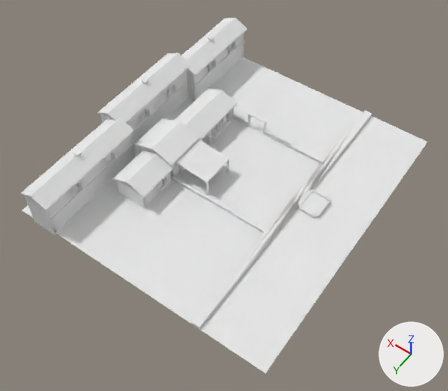
The OBJ model projects/hichaukitoden-game/assets/authoring/candidates/passage_house_courtyard/package/environment.obj as it was, and as the next commit left it.
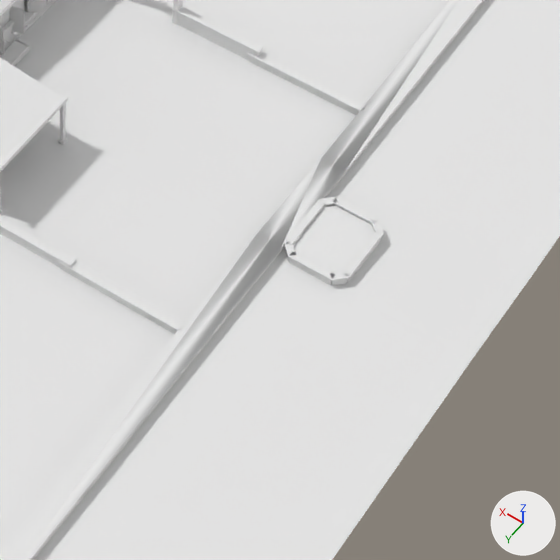
Each version appears first whole from a camera (50 mm lens) standing at (-37.2, 59.3, 74.1) and looking at (-3.9, 12.6, 0.7), and next in a close-up on the part from 47% to 86% of the width and 33% to 78% of the height. Lighting does not change. The marker at lower right points along +X, +Y and +Z. The last two pictures show the newer version. Where no turn or scale is listed for an object, it has been applied to the vertices.

Names of what the first close-up shows: 'environment'.
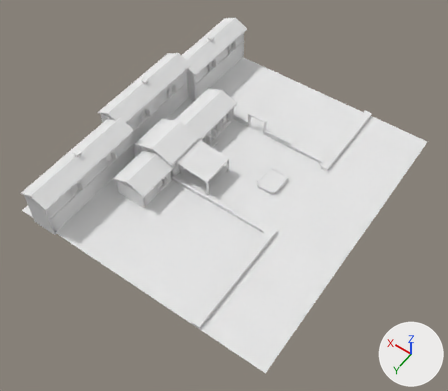
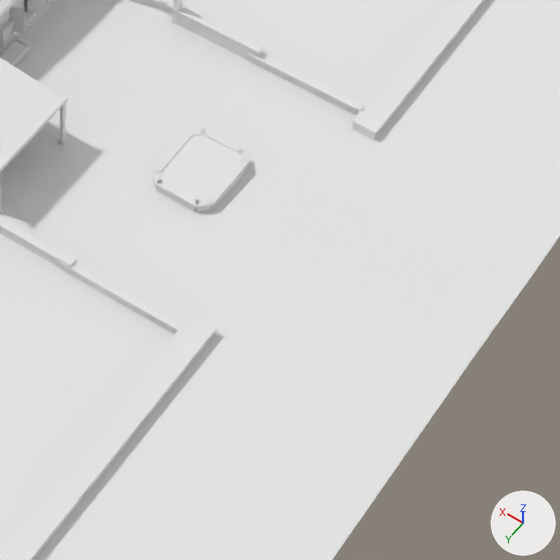
Changed parts and their boxes (x1, y1, x2, y2) in the close-ups (560 x 560 px; the box of a moved part takes in the faces that stretch with it):
part 1 of me_environment, moved or reshaped
    before: (372, 219, 384, 234)
    after: (238, 149, 249, 163)
part 2 of me_environment, moved or reshaped
    before: (333, 197, 378, 224)
    after: (203, 128, 244, 153)
part 3 of me_environment, moved or reshaped
    before: (320, 197, 338, 206)
    after: (188, 128, 206, 136)
part 4 of me_environment, moved or reshaped
    before: (286, 199, 324, 244)
    after: (152, 130, 194, 174)
part 5 of me_environment, moved or reshaped
    before: (285, 242, 296, 257)
    after: (152, 170, 163, 184)
part 6 of me_environment, moved or reshaped
    before: (290, 259, 332, 285)
    after: (157, 187, 196, 212)
part 7 of me_environment, moved or reshaped
    before: (289, 253, 334, 281)
    after: (155, 180, 199, 207)
part 8 of me_environment, moved or reshaped
    before: (331, 279, 347, 285)
    after: (196, 206, 211, 212)
part 9 of me_environment, moved or reshaped
    before: (330, 271, 349, 281)
    after: (195, 198, 213, 208)
part 10 of me_environment, moved or reshaped
    before: (346, 238, 381, 283)
    after: (211, 167, 246, 210)
part 11 of me_environment, moved or reshaped
    before: (343, 230, 383, 278)
    after: (209, 159, 249, 205)
part 12 of me_environment, moved or reshaped
    before: (293, 205, 374, 273)
    after: (160, 134, 241, 200)
part 13 of me_environment, moved or reshaped
    before: (287, 229, 302, 245)
    after: (154, 159, 170, 173)
part 14 of me_environment, moved or reshaped
    both: (0, 0, 485, 560)

What the commit changed:
me_environment is used by ob_environment; location (0.0, 0.0, 0.0).
me_environment had 3684 vertices, 6159 faces and spanned x -24.0..19.0, y -16.4..32.4, z -0.1..8.8.
me_environment now has 3684 vertices, 6137 faces and spans x -24.0..19.0, y -16.4..32.4, z -0.1..8.8.
me_environment part 1: the loose piece of 8 vertices spanning x -17.3..-16.5, y 3.8..4.7, z 0.7..0.8 is moved by (7.4, 0.0, 0.0).
me_environment part 2: the loose piece of 8 vertices spanning x -16.7..-14.4, y 3.8..4.2, z 0.7..0.8 is moved by (7.5, 0.0, 0.0).
me_environment part 3: the loose piece of 8 vertices spanning x -14.7..-13.8, y 3.8..4.7, z 0.7..0.8 is moved by (7.4, 0.0, 0.0).
me_environment part 4: the loose piece of 8 vertices spanning x -14.2..-13.8, y 4.4..7.6, z 0.7..0.8 is moved by (7.5, 0.0, 0.0).
me_environment part 5: the loose piece of 8 vertices spanning x -14.7..-13.8, y 7.3..8.2, z 0.7..0.8 is moved by (7.4, 0.0, 0.0).
me_environment part 6: the loose piece of 8 vertices spanning x -16.7..-14.5, y 7.9..8.1, z 0.3..0.8 is moved by (7.4, 0.0, 0.0).
me_environment part 7: the loose piece of 8 vertices spanning x -16.7..-14.4, y 7.8..8.2, z 0.7..0.8 is moved by (7.5, 0.0, 0.0).
me_environment part 8: the loose piece of 8 vertices spanning x -17.2..-16.6, y 7.4..8.1, z 0.3..0.8 is moved by (7.5, 0.0, 0.0).
me_environment part 9: the loose piece of 8 vertices spanning x -17.3..-16.5, y 7.3..8.2, z 0.7..0.8 is moved by (7.4, 0.0, 0.0).
me_environment part 10: the loose piece of 8 vertices spanning x -17.3..-17.0, y 4.5..7.5, z 0.1..0.8 is moved by (7.4, 0.0, 0.0).
me_environment part 11: the loose piece of 8 vertices spanning x -17.3..-17.0, y 4.4..7.6, z 0.7..0.8 is moved by (7.4, 0.0, 0.0).
me_environment part 12: the loose piece of 8 vertices spanning x -17.0..-14.1, y 4.1..7.9, z 0.7 is moved by (7.4, 0.0, 0.1).
me_environment part 13: the loose piece of 8 vertices spanning x -14.2..-13.8, y 6.7..7.4, z 0.7..0.9 is scaled about its middle by (1, 1, 0.259), then moved by (7.5, 0.0, 0.1).
me_environment part 14: 22 of 3684 vertices moved; they spanned x -13.9..-12.5, y 2.0..32.0, z 0.0..0.9 and now span x -13.9..-12.5, y -1.0..32.0, z 0.0..0.9; mean shift (0.0, 0.9, 0.0); largest move (-13.8, 8.0, 0.8) -> (-13.8, 32.0, 0.3).
Other edits to the shape of me_environment do not show in these pictures.
